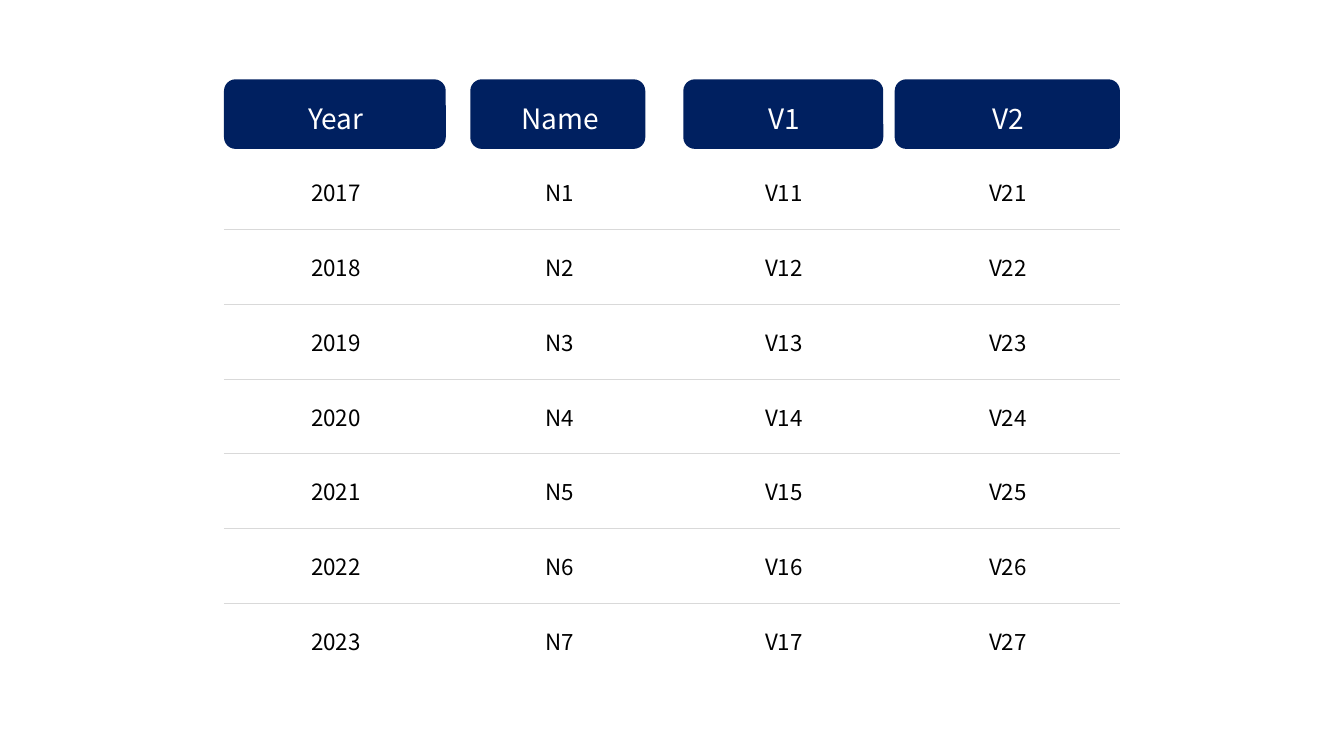
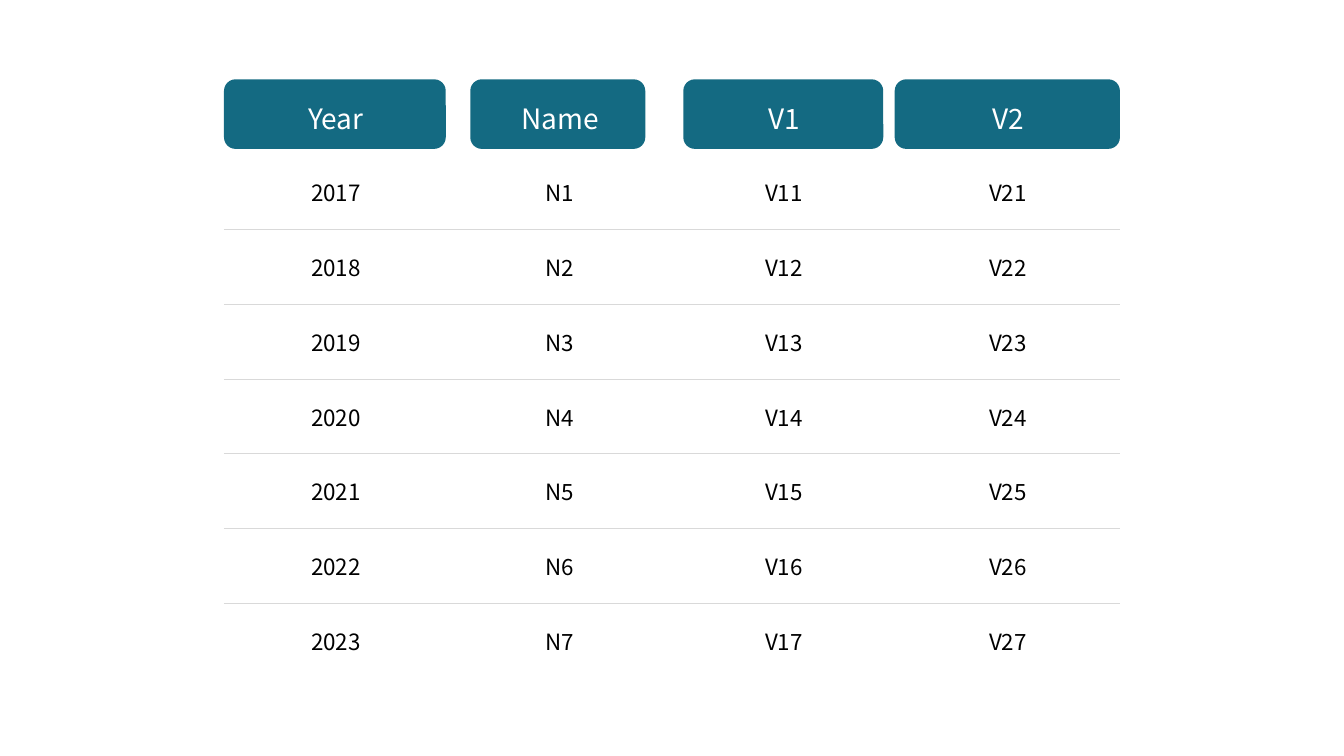
Before and after one commit to sdjhs0327/ws_fn, a slide deck: slide 4 of data/장표디자인팁.pptx. Drawn at 1344x756 pixels with LibreOffice and Linux fonts; fonts in the diff are those of the drawing. Boxes give left, top, right and bottom in pixels: in the first picture for what was removed or moved away, otherwise in the second. Text is boxed around its words. In the diff, an @@ line names an element or a change of style, - is before the commit and + after.

```diff
--- a/data/장표디자인팁.pptx
+++ b/data/장표디자인팁.pptx
@@ fill #002060 to #146A82 in 4 elements at <box>224,80,446,149</box>, <box>471,80,646,149</box>, <box>684,80,883,149</box>, <box>895,80,1120,149</box> @@
```
Also in this commit, not shown: 3 other slides changed, 1 slide added, 3 other files.
